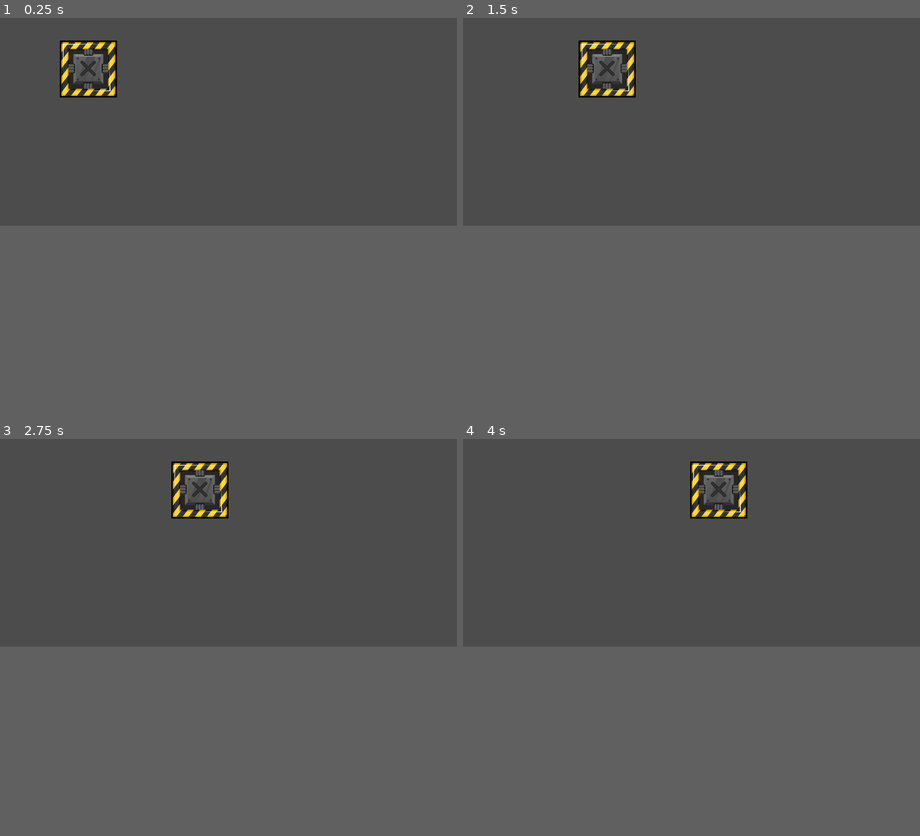
Above: before the commit, frames 1-4 (two rows, left to right).
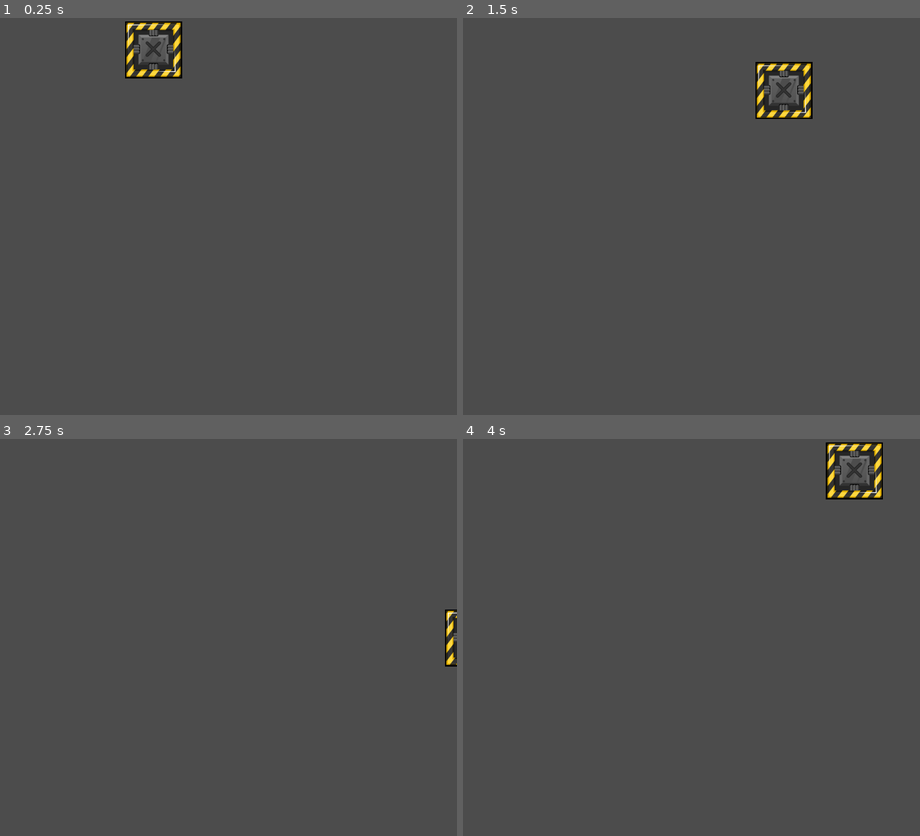
Above: after the commit, the same moments.

Repository: Cheesetea-team/jhoto
Game: Godot game, scene res://src/actors/Player.tscn
Two runs of this game, one before a commit and one after it. Both use one fixed random seed, a clock stepped at 60 frames per second and the inputs below. The project has no main scene, so this scene is started directly.
Inputs:
- Up to frame 1 (0.25 s): no input
- Up to frame 2 (1.5 s): hold Right (ui_right) 0.53-1.28 s; hold Down (ui_down) from 1.28 s (still down)
- Up to frame 3 (2.75 s): release Down (ui_down) at 2.03 s; hold Right (ui_right) from 2.03 s (still down)
- Up to frame 4 (4 s): release Right (ui_right) at 2.78 s; hold Up (ui_up) 2.78-3.53 s; hold Left (ui_left) from 3.53 s (still down)
In our replay, the window is 800x468 before the commit and 800x800 after it. These sizes can differ from the game's own. Grey fills any space a smaller window leaves; there, only what the larger window draws over its background counts as a difference.

The runs differ from the first frame. In frame 1, 2.8% of the frame differs, in the area x 13-40%, y 0-21%; in frame 2, 2.8%, in the area x 25-77%, y 5-26%; in frame 3, 1.7%; in frame 4, 2.8%.

Commit message:
El crate ya se mueve! :D

Diff:
--- a/project.godot
+++ b/project.godot
@@ -23,6 +23,12 @@
 config/name="Platformer"
 config/icon="res://icon.png"
 
+[display]
+
+window/size/height=1024
+window/stretch/mode="2d"
+window/stretch/aspect="keep"
+
 [physics]
 
 common/enable_pause_aware_picking=true
--- a/src/actors/Actor.gd
+++ b/src/actors/Actor.gd
@@ -1,8 +1,2 @@
 extends KinematicBody2D
 class_name Actor
-
-export var speed = Vector2.ZERO
-
-
-func _physics_process(delta: float) -> void:
-	move_and_slide(Vector2(100, 0))
--- a/src/actors/Player.gd
+++ b/src/actors/Player.gd
@@ -1 +1,14 @@
 extends Actor
+
+export var speed = Vector2.ZERO
+var movement = Vector2()
+
+func _process(_delta: float) -> void:
+	var mr = int(Input.is_action_pressed("ui_right"))
+	var ml = int(Input.is_action_pressed("ui_left"))
+	var mu = int(Input.is_action_pressed("ui_up"))
+	var md = int(Input.is_action_pressed("ui_down"))
+	movement = Vector2(mr - ml, md - mu)
+
+func _physics_process(_delta: float) -> void:
+	move_and_slide(movement * speed)
--- a/src/actors/Player.tscn
+++ b/src/actors/Player.tscn
@@ -7,11 +7,12 @@
 extents = Vector2( 56, 56 )
 
 [node name="Player" type="KinematicBody2D"]
-position = Vector2( 173, 312 )
+position = Vector2( 343.958, 268.363 )
 script = ExtResource( 2 )
 __meta__ = {
 "_edit_group_": true
 }
+speed = Vector2( 500, 500 )
 
 [node name="crate" type="Sprite" parent="."]
 position = Vector2( 0, -64 )
